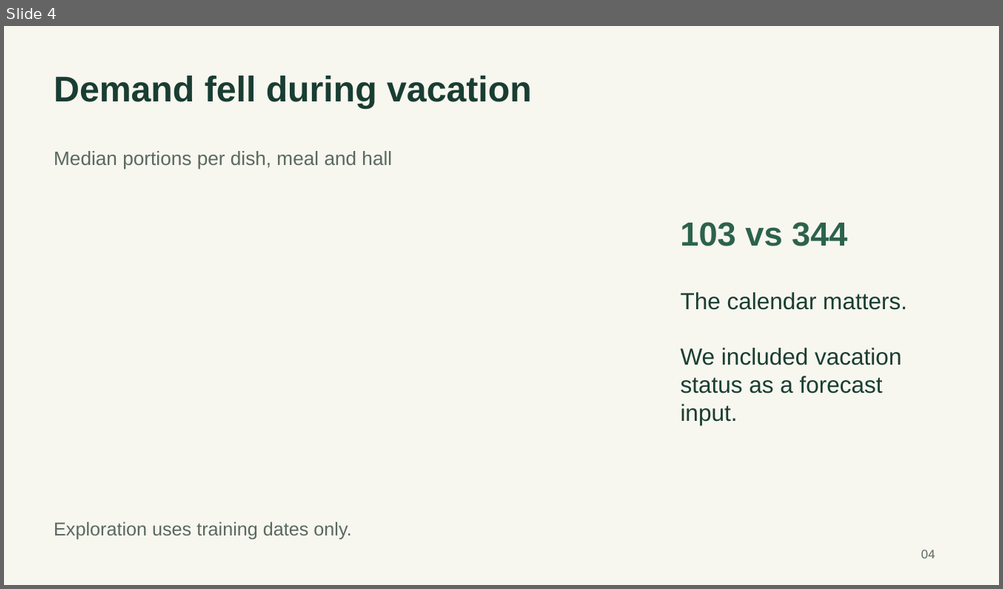
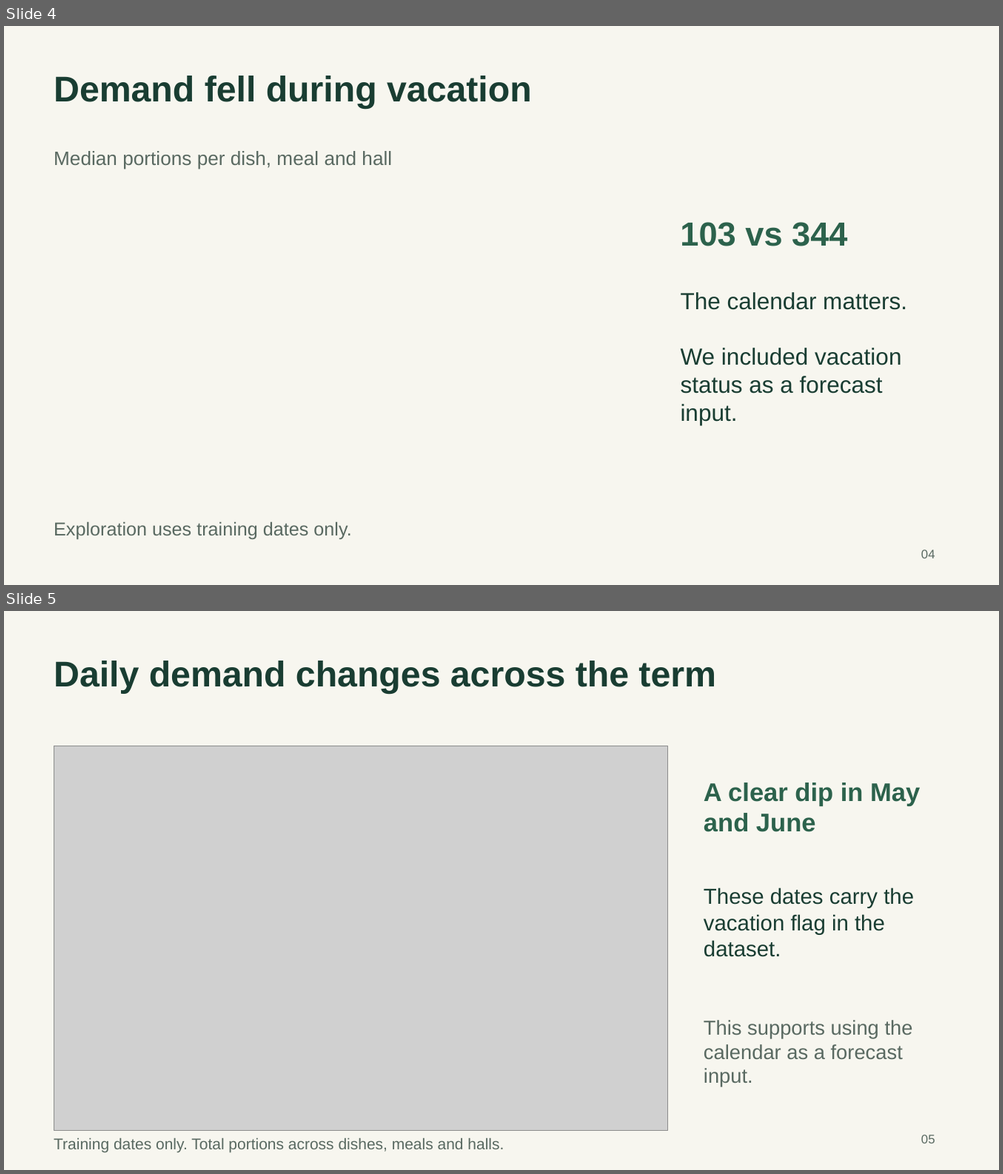
Before and after one commit to SaiTeja-2101/IDSE-Project, a slide deck: submission/ResilientBite-Presentation.pptx. Shown one above the other, each under a label of ours: slide 4 before the commit, slides 4 and 5 after it. The pictures are 1003x589 and 1003x1174 pixels, drawn with LibreOffice and Linux fonts; fonts in the diff are those of the drawing; grey boxes stand for pictures. Boxes give left, top, right and bottom in pixels: in the first picture for what was removed or moved away, otherwise in the second. Text is boxed around its words. In the diff, an @@ line names an element or a change of style, - is before the commit and + after.

```diff
--- a/submission/ResilientBite-Presentation.pptx
+++ b/submission/ResilientBite-Presentation.pptx
@@ slide 5 added at box(4, 611, 999, 1170), background #F7F6EF @@
@@ text added at box(54, 661, 716, 694), 34.5 pt, text #193D32, bold @@
+Daily demand changes across the term
@@ picture added at box(54, 746, 668, 1131) @@
@@ text added at box(703, 783, 919, 832), 24.8 pt, text #2C624C, bold @@
+A clear dip in May and June
@@ text added at box(703, 888, 913, 957), 21 pt, text #193D32 @@
+These dates carry the vacation flag in the dataset.
@@ text added at box(703, 1020, 913, 1087), 19.5 pt, text #596961 @@
+This supports using the calendar as a forecast input.
@@ text added at box(54, 1139, 504, 1153), 15 pt, text #596961 @@
+Training dates only. Total portions across dishes, meals and halls.
@@ text added at box(921, 1135, 935, 1144), 12 pt, text #596961 @@
+05
```
Also in this commit, not shown: 8 slides changed, 1 other slide added, 7 other files.
